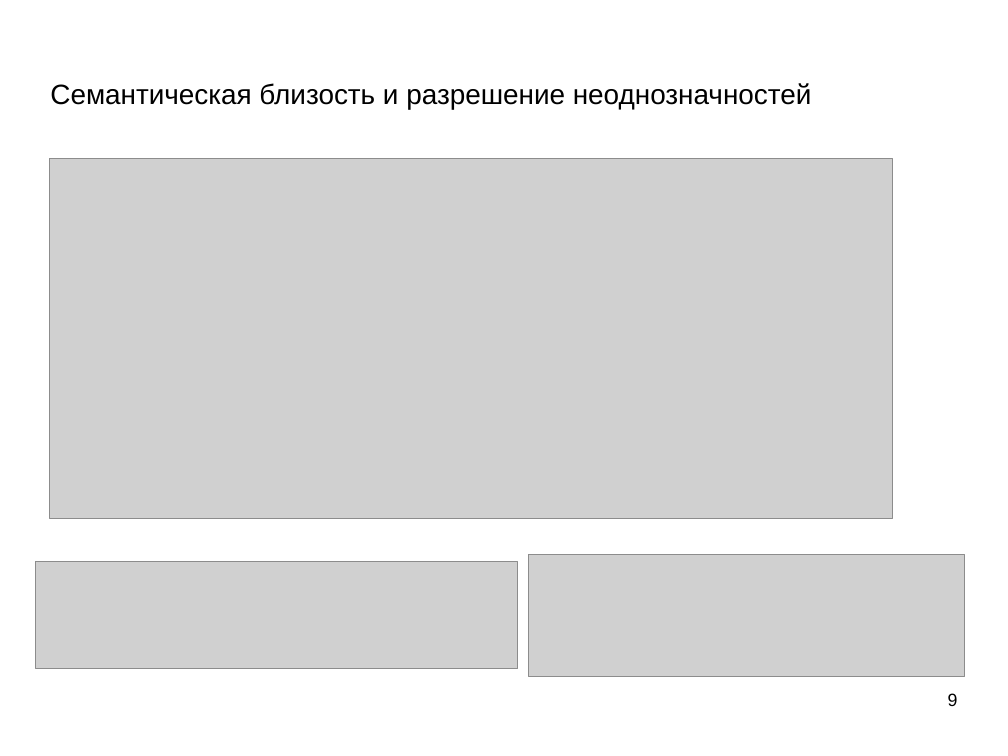
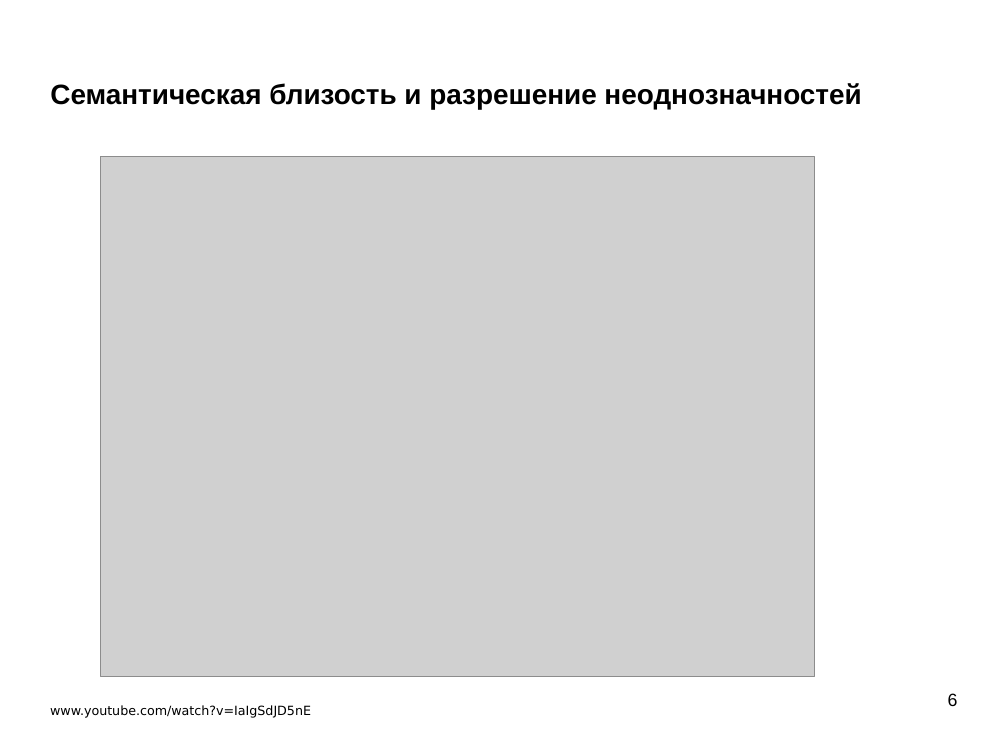
Before and after one commit to mechanoid5/ml_nlp_2022, a slide deck: slide 6 of 11-semantic.odp (slide 9 before the commit). Drawn at 1008x756 pixels with LibreOffice and Linux fonts; fonts in the diff are those of the drawing; grey boxes stand for pictures; background and template pictures are left out. Boxes give left, top, right and bottom in pixels: in the first picture for what was removed or moved away, otherwise in the second. Text is boxed around its words. In the diff, an @@ line names an element or a change of style, - is before the commit and + after.

```diff
--- a/11-semantic.odp
+++ b/11-semantic.odp
@@ title "Семантическая близость и разрешение неоднозначностей" at [50,83,861,109]: bold on @@
@@ picture: place and size @@
-picture at [49,158,893,519]
+picture at [101,156,815,677]
@@ picture removed at [36,562,518,669] @@
@@ picture removed at [529,554,965,677] @@
@@ text added at [50,705,311,718], 10 pt, text #000000 @@
+www.youtube.com/watch?v=IaIgSdJD5nE
@@ page number at [948,693,958,706]: text changed @@
-9
+6
```
Also in this commit, not shown: 8 other slides changed, 13 slides added, 2 other files.
